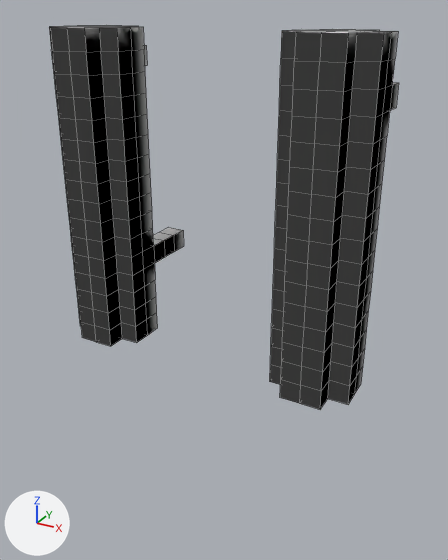
The OBJ model models/rope_bridges_planks_stilt_ln1.obj: old version first, new version second.
Before and after are seen from a camera (50 mm lens) standing at (0.91, -1.303, 0.427) and looking at (0.018, 0.318, -0.384). The axes (+X, +Y, +Z) are drawn at lower left. The lights are the same throughout. Mesh edges are drawn as thin lines. Where no turn or scale is listed for an object, it has been applied to the vertices.

Names of what the first picture shows: 'node_0_0_0'.
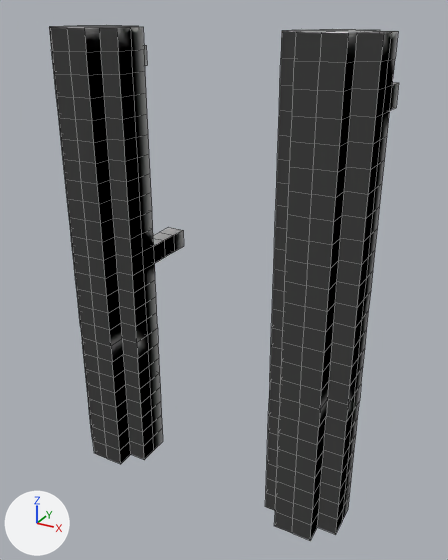
Edits to the bpy script that builds the scene:
```text
Change me_node_0_0_0:
    used by ob_node_0_0_0; location = (0.0, 0.0, 0.0)
    remove me_node_0_0_0.from_pydata(...)  # 604 vertices, 600 faces; spans x -0.5..0.5, y 0.125..0.5, z -0.625..0.375
    add me_node_0_0_0.from_pydata(...)  # 870 vertices, 880 faces; spans x -0.5..0.5, y 0.125..0.5, z -1.125..0.375
    me_node_0_0_0 part 1
    4 vertices are added at (0.375, 0.312, -1.125), (-0.375, 0.312, -1.125), (0.375, 0.187, -1.125), (-0.375, 0.187, -1.125)
    32 new vertices lie (0.0, 0.0, -0.063) away from vertices in x -0.5..0.5, y 0.125..0.375, z -0.625
    32 new vertices lie (0.0, 0.0, -0.062) away from vertices in x -0.5..0.5, y 0.125..0.375, z -0.688
    32 new vertices lie (0.0, 0.0, -0.062) away from vertices in x -0.5..0.5, y 0.125..0.375, z -0.75
    32 new vertices lie (0.0, 0.0, -0.063) away from vertices in x -0.5..0.5, y 0.125..0.375, z -0.812
    32 new vertices lie (0.0, 0.0, -0.063) away from vertices in x -0.5..0.5, y 0.125..0.375, z -0.875
    32 new vertices lie (0.0, 0.0, -0.062) away from vertices in x -0.5..0.5, y 0.125..0.375, z -0.938
    32 new vertices lie (0.0, 0.0, -0.062) away from vertices in x -0.5..0.5, y 0.125..0.375, z -1.0
    32 new vertices lie (0.0, 0.0, -0.063) away from vertices in x -0.5..0.5, y 0.125..0.375, z -1.062
    6 new vertices lie (0.0, -0.062, 0.0) away from vertices in x -0.438..0.438, y 0.312, z -1.125
    280 new faces join them, mat_default_wood (white #e7e7e7)
```

What differs and where, as boxes (x1, y1, x2, y2) in the pictures (448 x 560 px):
'node_0_0_0', reshaped (34% taller)
    before: (49, 25, 399, 409)
    after: (49, 25, 399, 540)
part 1 of me_node_0_0_0, added
    after: (80, 326, 361, 540)
